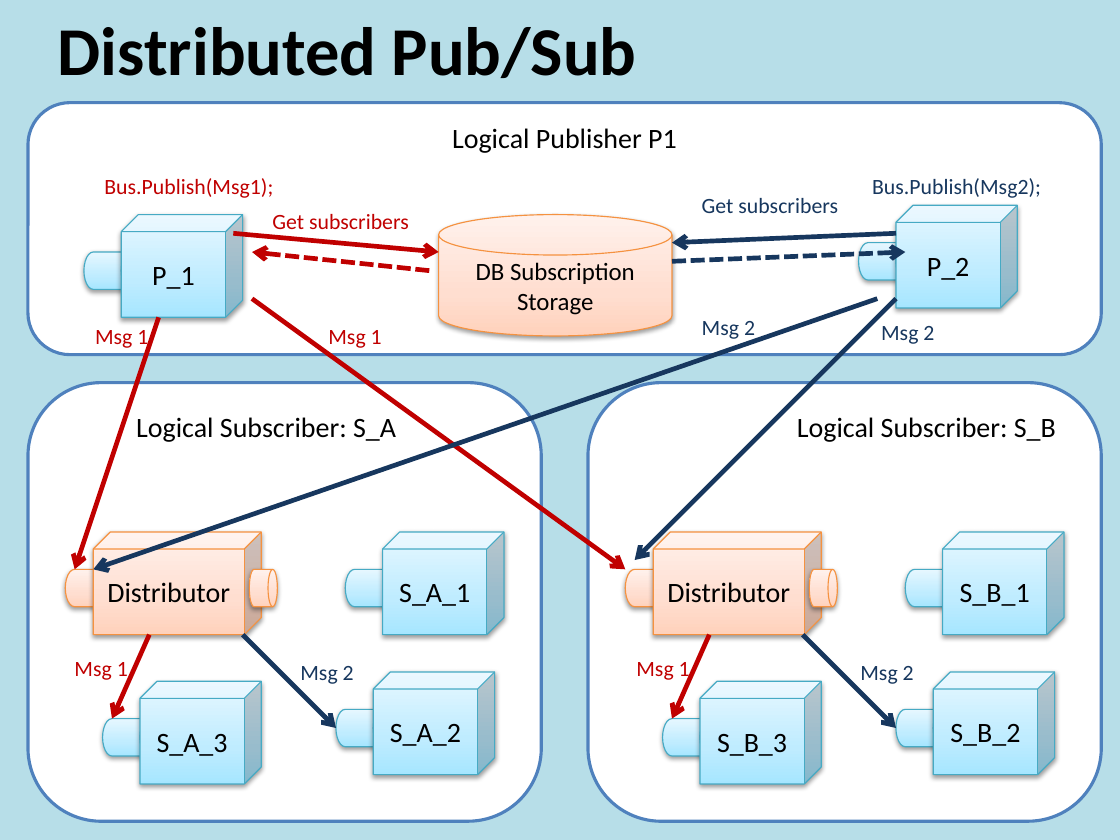
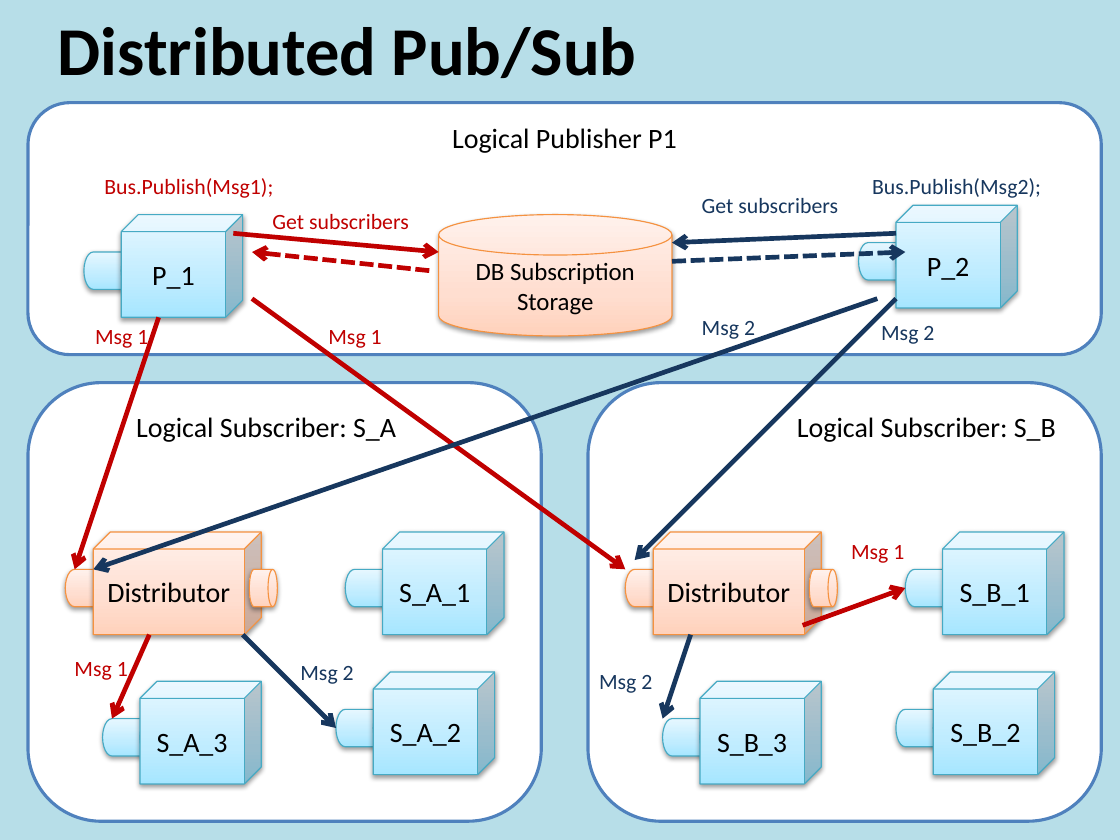
Before and after one commit to Particular/NServiceBus, a slide deck: slide 1 of docs/DistributedPubSub.pptx. Drawn at 1120x840 pixels with LibreOffice and Linux fonts; fonts in the diff are those of the drawing. Boxes give left, top, right and bottom in pixels: in the first picture for what was removed or moved away, otherwise in the second. Text is boxed around its words. In the diff, an @@ line names an element or a change of style, - is before the commit and + after.

Commit message:
slightly modified docs.

```diff
--- a/docs/DistributedPubSub.pptx
+++ b/docs/DistributedPubSub.pptx
@@ text "Msg 1": place and size @@
-text "Msg 1" at (636,662,690,683)
+text "Msg 1" at (851,545,904,563)
@@ arrow moved from (709, 635) - (672, 719) to (803, 625) - (905, 588) @@
@@ arrow moved from (803, 635) - (896, 728) to (691, 635) - (663, 719) @@
@@ text "Msg 2": place and size @@
-text "Msg 2" at (860,666,914,684)
+text "Msg 2" at (599,675,652,693)
```
